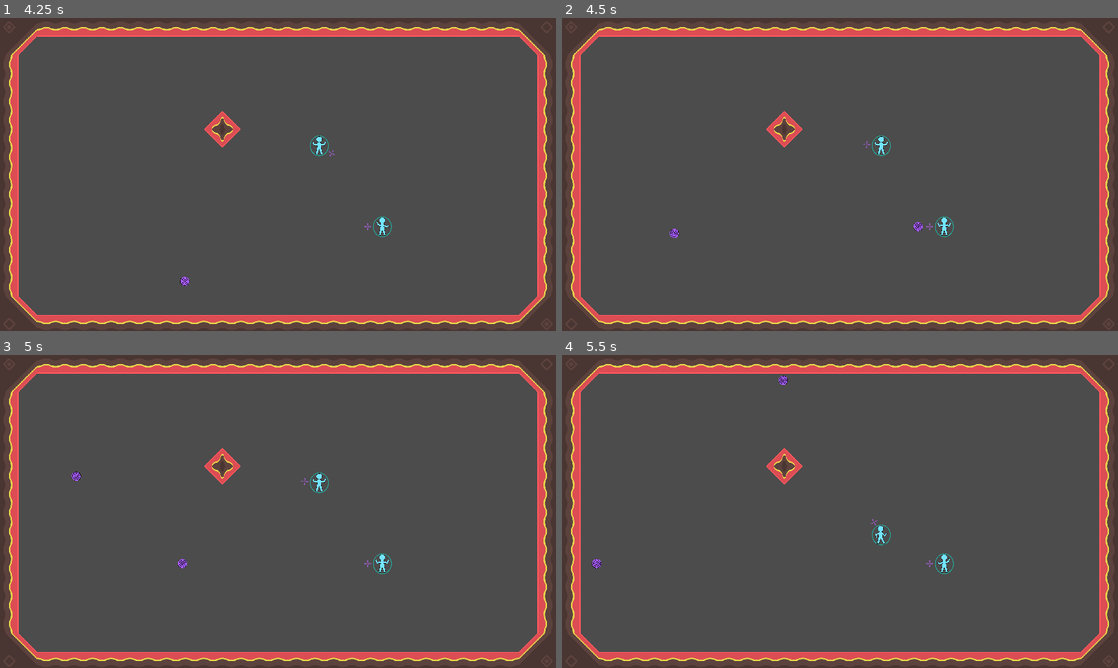
Above: before the commit, frames 1-4 (two rows, left to right).
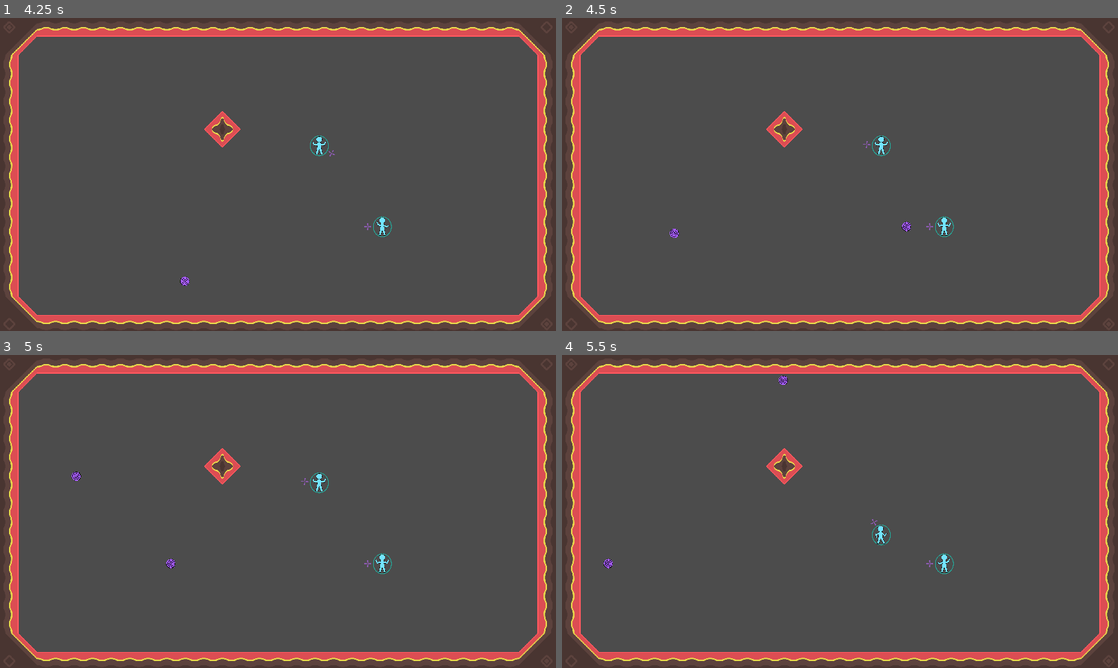
Above: after the commit, the same moments.

Repository: Reituag/DiscoBowl
Game: Godot game, scene res://Sources/Main.tscn
Two runs of this game, one before a commit and one after it. Both use one fixed random seed, a clock stepped at 60 frames per second and the inputs below.
Inputs (mouse positions are in pixels of both pictures, inside the frame that each line leads up to):
- Up to frame 1 (4.25 s): tap Enter (ui_accept) at 0.5, 0.77, 1.52, 3.02, 3.77 s; move the mouse to (400, 158) at 0.52 s; hold Right (move_right_kb) 0.53-1.28 s; tap Backspace (auto_shield, bound only before the commit) at 0.6 s; click (400, 158) at 0.67 s; move the mouse to (166, 190) at 1.27 s; hold Down (move_down_kb) 1.28-2.03 s; right-click (166, 190) at 1.35 s; move the mouse to (333, 105) at 2.02 s; hold Right (move_right_kb) 2.03-2.78 s; hold Space (shoot_kb) 2.03-2.78 s; move the mouse to (250, 237) at 2.77 s; hold Up (move_up_kb) 2.78-3.53 s; tap Z at 2.85 s; click (250, 237) at 2.92 s; move the mouse to (444, 221) at 3.52 s; hold Left (move_left_kb) from 3.53 s (still down); tap Q at 3.6 s
- Up to frame 2 (4.5 s): keep holding Left (move_left_kb); move the mouse to (673, 127) at 4.27 s; tap Backspace (auto_shield, bound only before the commit) at 4.35 s
- Up to frame 3 (5 s): keep holding Left (move_left_kb); tap Enter (ui_accept) at 4.52 s
- Up to frame 4 (5.5 s): move the mouse to (867, 511) at 5.02 s; release Left (move_left_kb) at 5.03 s; hold Down (move_down_kb) from 5.03 s (still down); right-click (867, 511) at 5.1 s; click (867, 511) at 5.17 s

Frame 1 is identical in both runs. In frame 2, less than 0.1% of the frame differs, in the area x 61-65%, y 65-69%; in frame 3, less than 0.1%; in frame 4, less than 0.1%, in the area x 5-10%, y 65-69%.

Commit message:
Update AutoController.gd
Fix behavior: allows various autoControllers to work together
Documentation addition

Diff:
--- a/Project/Sources/Character/AutoController.gd
+++ b/Project/Sources/Character/AutoController.gd
@@ -1,56 +1,93 @@
 extends Node
 class_name AutoController
 
-var autoShoot = false
-var autoShield = false
+# Behaviour management variables
+var _autoShoot = false
+var _autoShield = false
+
+# Configurable aiming direction
+var _aimDirection : Vector2
+
+# Shooting status
 var is_shooting = false
+
+# Shielding action
 var shield_action = "auto_shield"
-var had_disk = false
-var aim_direction : Vector2
+var _hadDisk = false
 
 func config(mode, direction : Vector2 = Vector2.LEFT):
 	if "shoot" in mode:
+		# _autoShoot configuration:
+		# Timer of 0.2s, started when the character has its disk
 #		print("AutoShoot activated")
-		autoShoot = true
+		_autoShoot = true
 		$Timer.wait_time = 0.2
 		$Timer.autostart = false
 		$Timer.one_shot = true
+		# warning-ignore:return_value_discarded
 		$Timer.connect("timeout", self, '_on_timeout')
 	elif "shield" in mode:
+		# Auto Shield configuration:
+		# Each 2.5s, shielding status is changed
 #		print("AutoShield activated")
-		autoShield = true
-		$Timer.wait_time = 2.5
-		$Timer.autostart = true
-		$Timer.one_shot = false
-		$Timer.connect("timeout", self, '_on_timeout')
+		# Addition of an action to manage shield. If various autoControllers
+		# are added, the action is added only once. (avoids errors)
+		if not InputMap.has_action(shield_action):
+#			print('Adding action ' + shield_action)
+			# Action configuration
+			InputMap.add_action(shield_action)
+			var shield_click = InputEventKey.new()
+			shield_click.scancode = KEY_BACKSPACE
+			InputMap.action_add_event(shield_action, shield_click)
 
-	aim_direction = direction
+			# Timer configuration
+			_autoShield = true
+			$Timer.wait_time = 2.5
+			$Timer.autostart = true
+			$Timer.one_shot = false
+			# warning-ignore:return_value_discarded
+			$Timer.connect("timeout", self, '_on_timeout')
+	# Memorization of the aiming direction
+	_aimDirection = direction
 
-	if not InputMap.has_action(shield_action):
-		InputMap.add_action(shield_action)
-		var shield_click = InputEventKey.new()
-		shield_click.scancode = KEY_BACKSPACE
-		InputMap.action_add_event(shield_action, shield_click)
+# Returns predefined aiming direction.
+func get_aim_direction() -> Vector2:
+	_compute_shooting()
+	return _aimDirection
 
-func get_aim_direction() -> Vector2:
-	if autoShoot:
+# Autoshooting management :
+# If auto shooting is activated,
+# when catching the disk (had no disk + has now), shoot after timeout
+# when throwing the disk (had disk + hasn't now), shooting is desactivated
+func _compute_shooting():
+	if _autoShoot:
 #		print("autoshooting!")
-#		print(String(had_disk) + " " + String(get_parent().has_disk) )
-		if had_disk and not get_parent().has_disk:
+#		print(String(_hadDisk) + " " + String(get_parent().has_disk) )
+		if _hadDisk and not get_parent().has_disk:
+			# Shooting desactivated when throwing the disk
 			is_shooting = false
-		elif not had_disk and get_parent().has_disk:
+		elif not _hadDisk and get_parent().has_disk:
+			# When catching the disk, timer is set, shoot at timeout
 			$Timer.start()
-		had_disk = get_parent().has_disk
-	return aim_direction
+		# Memorization of previous status
+		_hadDisk = get_parent().has_disk
 
+# Immomible
 func get_input() -> Vector2:
 	return Vector2.ZERO
 
+# Function called when timer ends.
+# Shield management:
+#	Change status, lower when raised, raise when lowered
+# Shooting management:
+#	Activate shooting
 func _on_timeout():
-	if autoShield:
+	if _autoShield:
 		if Input.is_action_pressed(shield_action):
+#			print(String(OS.get_time())+": lowering shields ! vvvv")
 			Input.action_release(shield_action)
 		else:
+#			print(String(OS.get_time())+": raising shields ! ^^^^")
 			Input.action_press(shield_action)
-	elif autoShoot:
+	elif _autoShoot:
 		is_shooting = true
